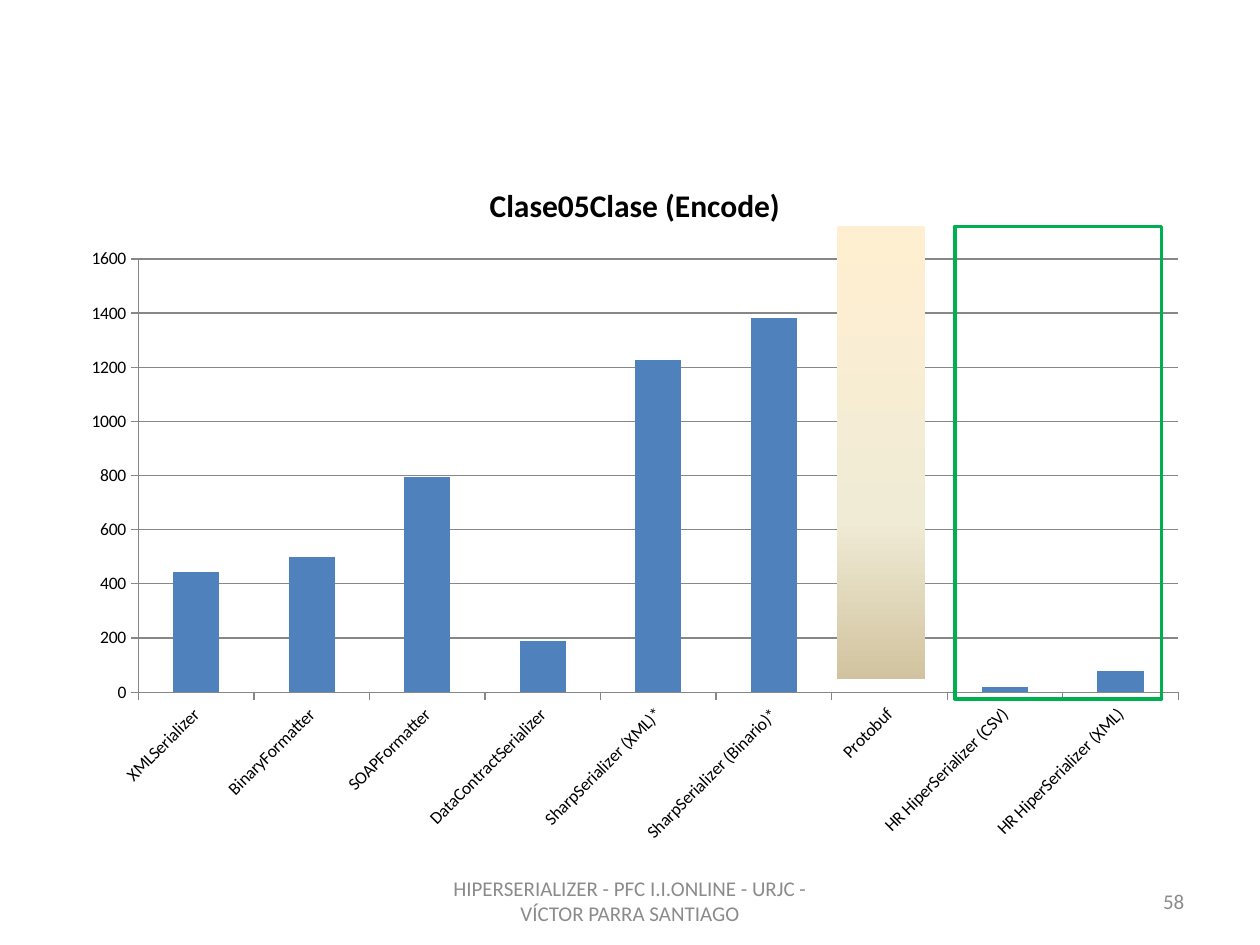
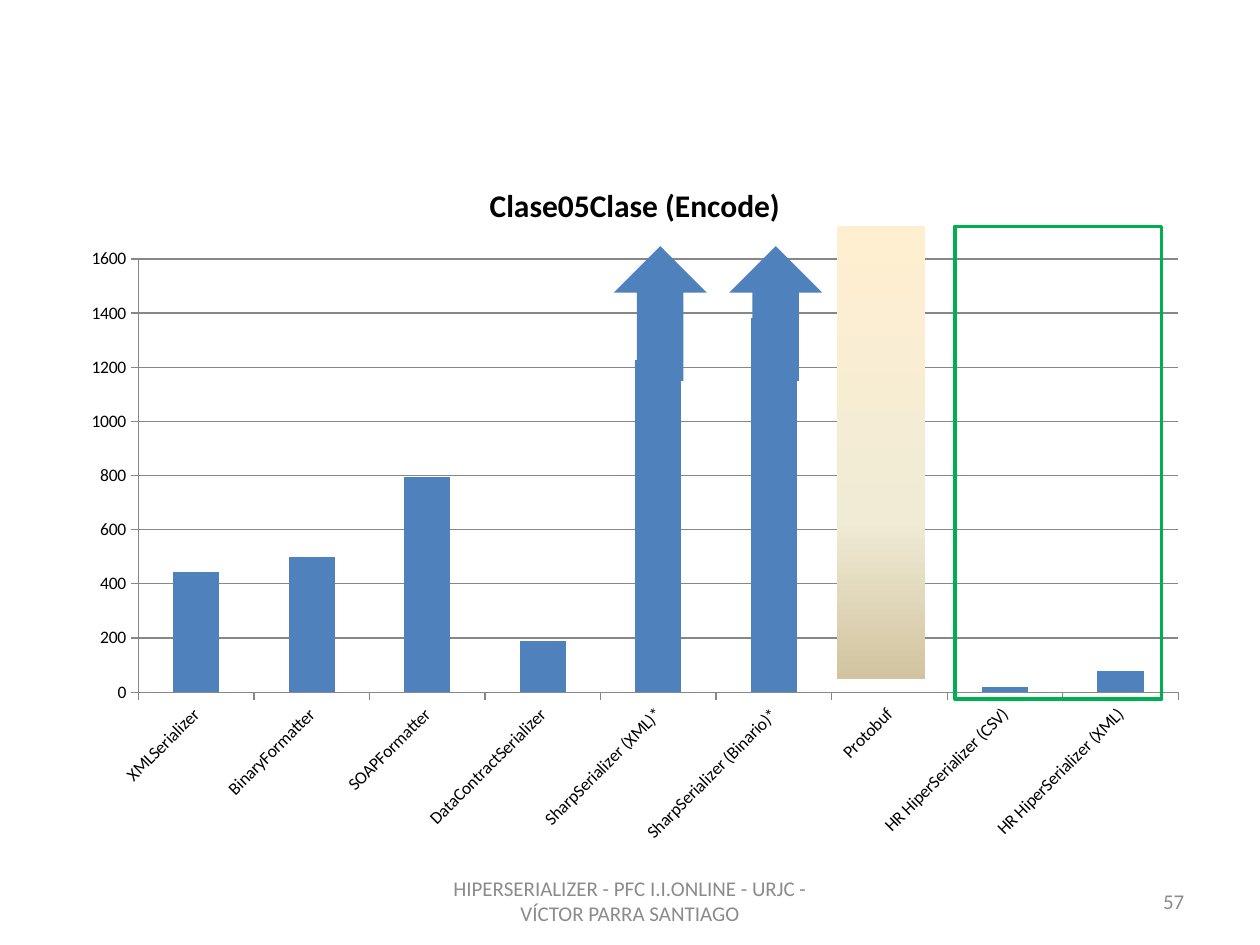
Before and after one commit to vitiparra/ProyectoFinDeCarrera, a slide deck: slide 57 of Memoria/PFC HiperSerializer OK.pptx (slide 58 before the commit). Drawn at 1260x945 pixels with LibreOffice and Linux fonts; fonts in the diff are those of the drawing; background and template pictures are left out. Boxes give left, top, right and bottom in pixels: in the first picture for what was removed or moved away, otherwise in the second. Text is boxed around its words. In the diff, an @@ line names an element or a change of style, - is before the commit and + after.

```diff
--- a/Memoria/PFC HiperSerializer OK.pptx
+++ b/Memoria/PFC HiperSerializer OK.pptx
@@ down arrow added at (x1=614, y1=246, x2=707, y2=381), fill #4F81BD @@
@@ down arrow added at (x1=730, y1=246, x2=823, y2=381), fill #4F81BD @@
@@ page number at (x1=1163, y1=895, x2=1184, y2=909): text changed @@
-58
+57
```
Also in this commit, not shown: 16 other slides changed, 1 slide added, 45 slides removed, 1 other file.
